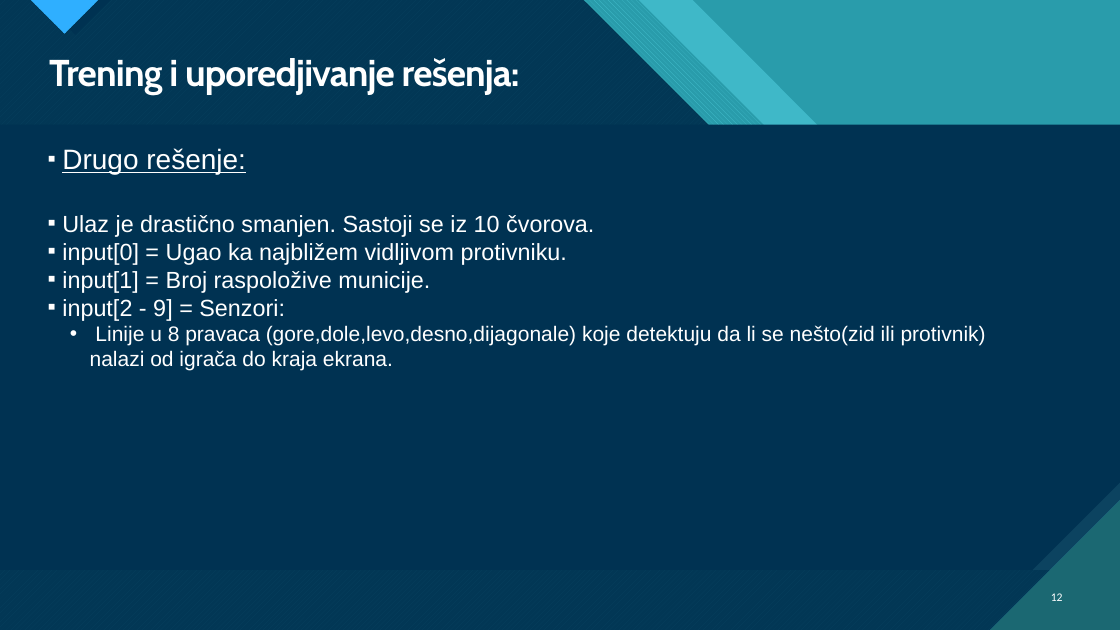
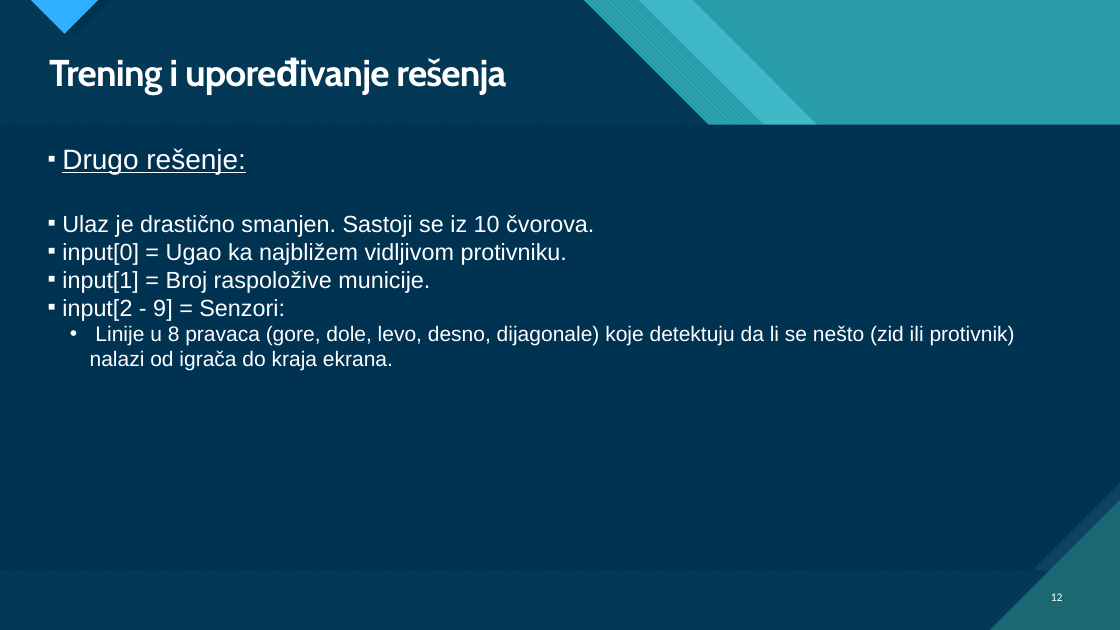
Before and after one commit to Vulkin996/SchShooter-Smart-Bot, a slide deck: slide 12 of Dokumentacija/Presentation.pptx. Drawn at 1120x630 pixels with LibreOffice and Linux fonts; fonts in the diff are those of the drawing. Boxes give left, top, right and bottom in pixels: in the first picture for what was removed or moved away, otherwise in the second. Text is boxed around its words. In the diff, an @@ line names an element or a change of style, - is before the commit and + after.

```diff
--- a/Dokumentacija/Presentation.pptx
+++ b/Dokumentacija/Presentation.pptx
@@ title at <box>49,58,506,94</box>: text changed @@
-Trening i uporedjivanje rešenja:
+Trening i upoređivanje rešenja
@@ text at <box>90,325,1015,371</box>: spaces changed @@
-  • Linije u 8 pravaca (gore,dole,levo,desno,dijagonale) koje detektuju da li se nešto(zid ili protivnik) nalazi od igrača do kraja ekrana.
+  • Linije u 8 pravaca (gore, dole, levo, desno, dijagonale) koje detektuju da li se nešto (zid ili protivnik) nalazi od igrača do kraja ekrana.
```
Also in this commit, not shown: 14 other slides changed, 4 other files.
